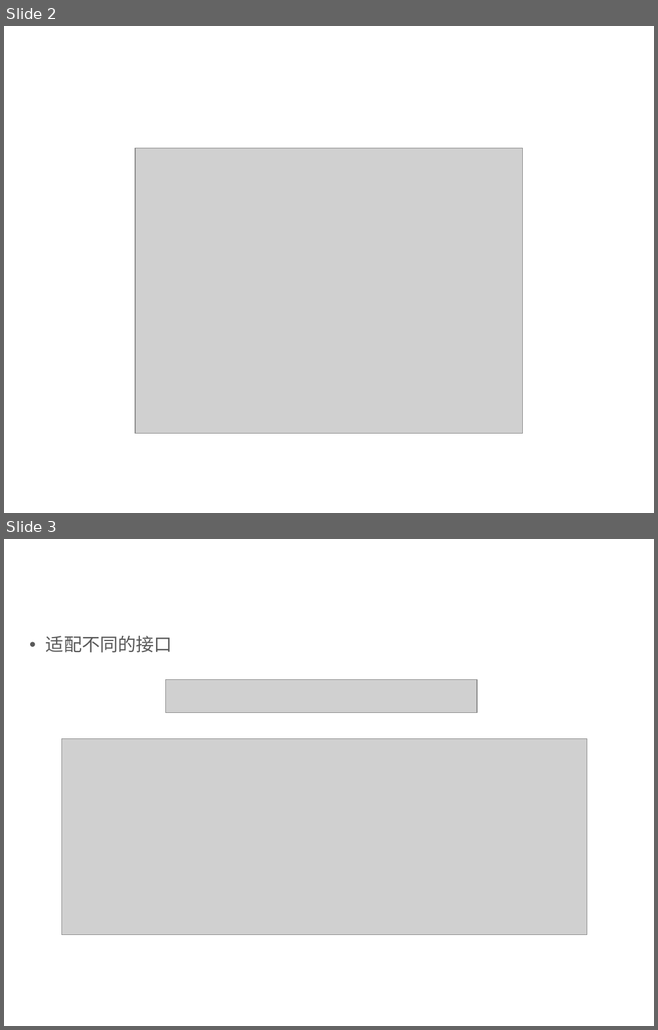
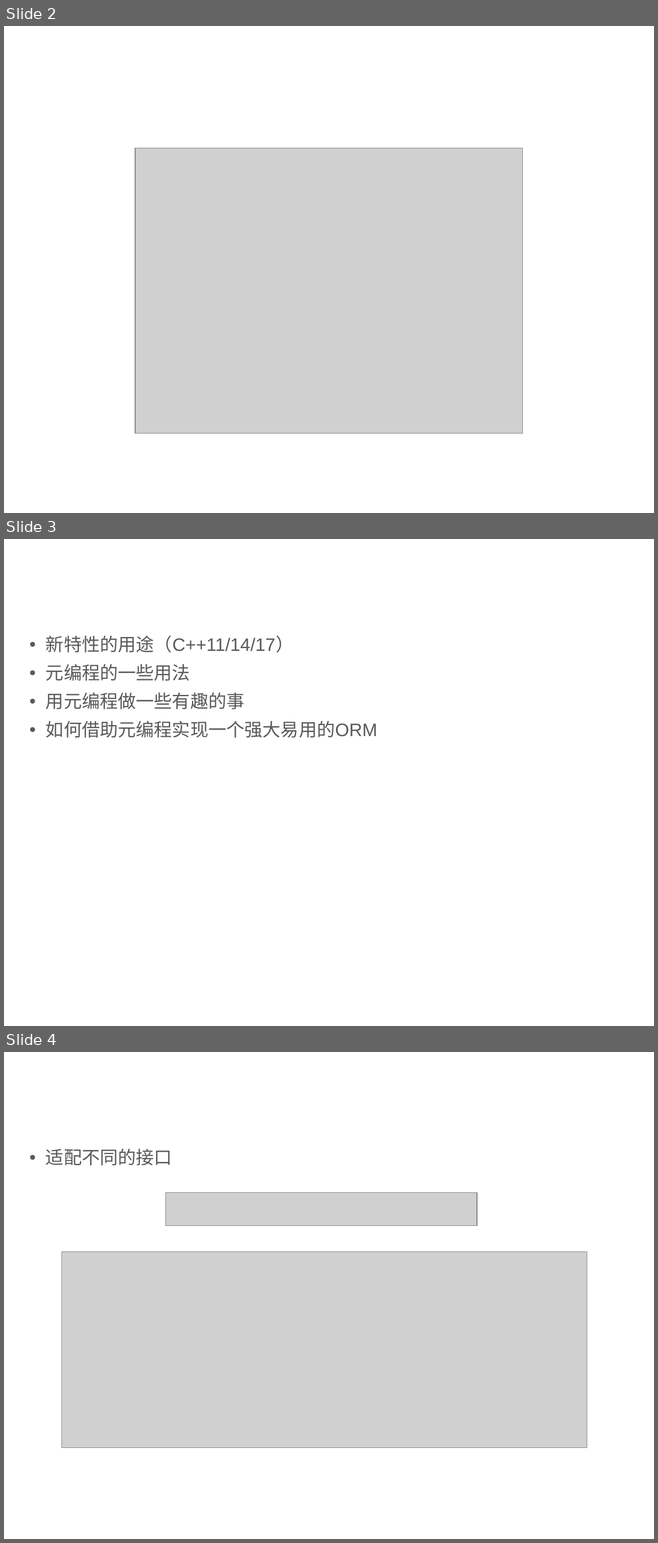
Before and after one commit to qicosmos/cppcon2017, a slide deck: CPP-Summit.pptx. Shown one above the other, each under a label of ours: slides 2 and 3 before the commit, slides 2, 3 and 4 after it. The pictures are 658x1030 and 658x1543 pixels, drawn with LibreOffice and Linux fonts; fonts in the diff are those of the drawing; grey boxes stand for pictures; background and template pictures are left out. Boxes give left, top, right and bottom in pixels: in the first picture for what was removed or moved away, otherwise in the second. Text is boxed around its words. In the diff, an @@ line names an element or a change of style, - is before the commit and + after.

```diff
--- a/CPP-Summit.pptx
+++ b/CPP-Summit.pptx
@@ slide 3 added at bbox=[4, 539, 654, 1026], background #FFFFFF @@
@@ text added at bbox=[46, 635, 377, 738], 20 pt, text #595959 @@
+• 新特性的用途（C++11/14/17）
+• 元编程的一些用法
+• 用元编程做一些有趣的事
+• 如何借助元编程实现一个强大易用的ORM
@@ what was slide 3 is now slide 4 @@
```
Also in this commit, not shown: 3 slides changed, 3 other slides added, 1 slide removed.
